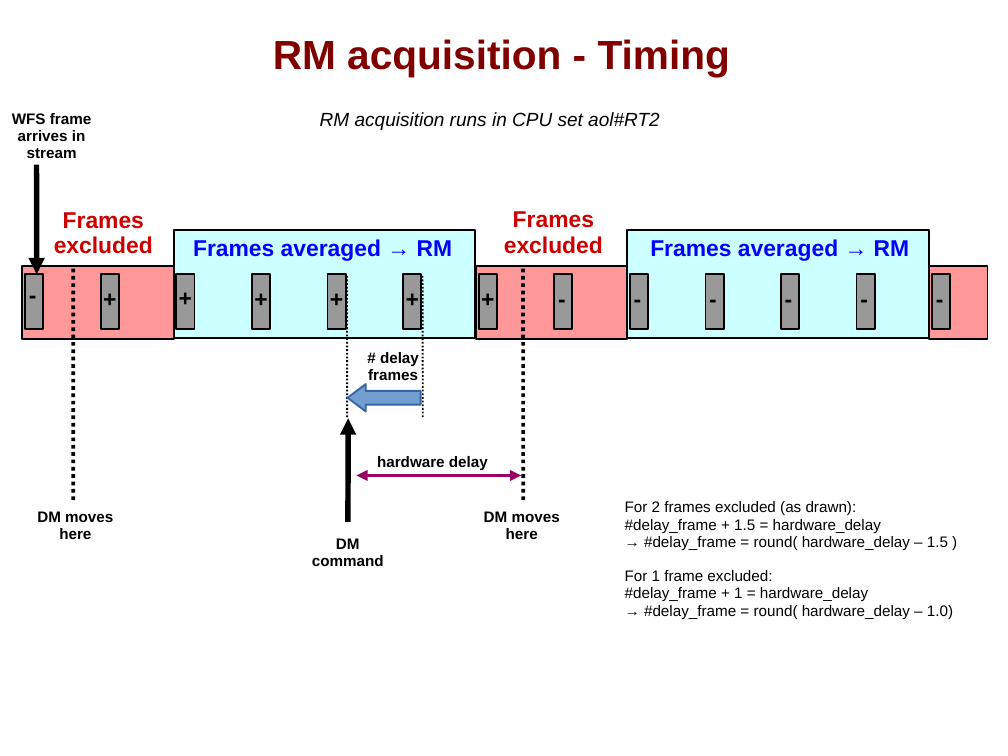
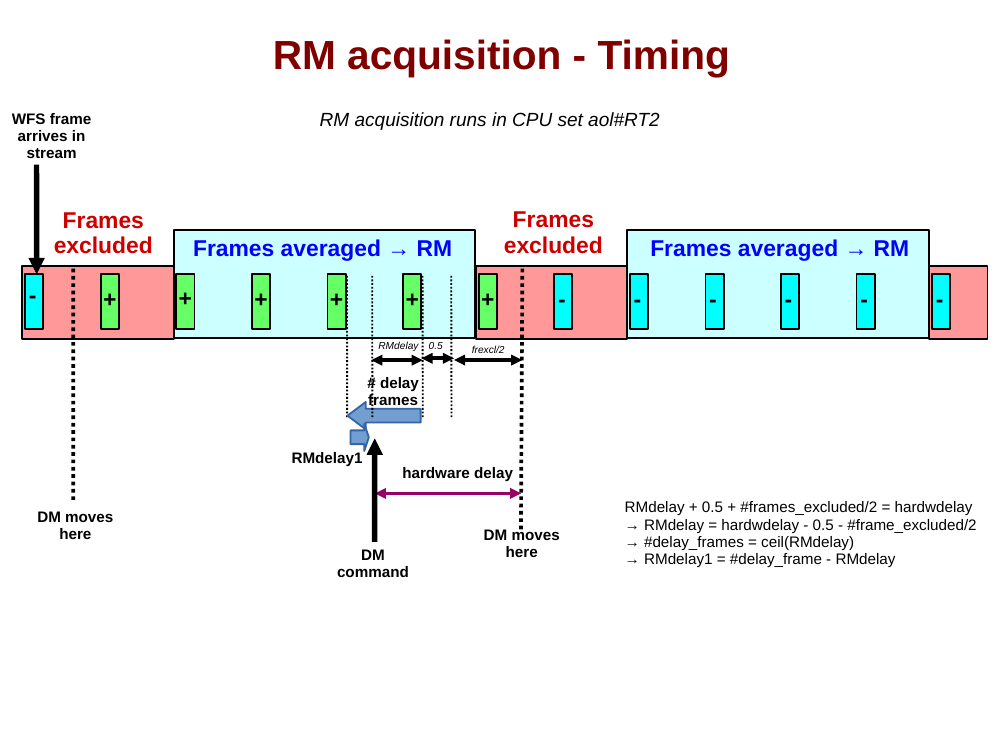
Before and after one commit to oguyon/Cfits, a slide deck: slide 9 of src/AOloopControl/doc/AOloopControl_figs.ppt. Drawn at 1008x756 pixels with LibreOffice and Linux fonts; fonts in the diff are those of the drawing. Boxes give left, top, right and bottom in pixels: in the first picture for what was removed or moved away, otherwise in the second. Text is boxed around its words. In the diff, an @@ line names an element or a change of style, - is before the commit and + after.

```diff
--- a/src/AOloopControl/doc/AOloopControl_figs.ppt
+++ b/src/AOloopControl/doc/AOloopControl_figs.ppt
@@ line moved from (523, 269) - (523, 503) to (522, 269) - (521, 531) @@
@@ line added from (372, 276) to (372, 419), #000000 1.45 pt dashed @@
@@ line added from (452, 276) to (452, 419), #000000 1.45 pt dashed @@
@@ fill #999999 to #66FF66 in 6 elements at box(101, 274, 119, 329), box(177, 274, 195, 329), box(252, 274, 270, 329), box(327, 274, 346, 329), box(403, 274, 422, 329), box(478, 274, 497, 329) @@
@@ fill #999999 to #00FFFF in 7 elements at box(25, 274, 43, 329), box(554, 274, 573, 329), box(630, 274, 649, 329), box(706, 274, 724, 329), box(781, 274, 799, 329), box(857, 274, 875, 329), box(932, 274, 950, 329) @@
@@ text added at box(378, 341, 418, 351), 8 pt, text #000000, italic @@
+RMdelay
@@ freeform shape added at box(422, 359, 454, 364), outline #000000 2.89 pt @@
@@ text added at box(429, 342, 443, 349), 8 pt, text #000000, italic @@
+0.5
@@ text added at box(472, 345, 505, 353), 8 pt, text #000000, italic @@
+frexcl/2
@@ text "# delay frames" rewrapped from box(368, 352, 419, 380) to box(368, 377, 419, 409) @@
@@ freeform shape added at box(371, 360, 423, 366), outline #000000 2.89 pt @@
@@ freeform shape added at box(455, 360, 522, 366), outline #000000 2.89 pt @@
@@ left arrow: place and size @@
-left arrow at box(348, 384, 421, 412)
+left arrow at box(348, 402, 421, 430)
@@ left arrow added at box(350, 424, 369, 451), fill #729FCF, outline #3465A4 1.45 pt @@
@@ arrow moved from (349, 522) - (349, 418) to (375, 542) - (375, 438) @@
@@ text added at box(292, 452, 363, 466), 12 pt, text #000000, bold @@
+RMdelay1
@@ text "hardware delay": place and size @@
-text "hardware delay" at box(377, 456, 488, 470)
+text "hardware delay" at box(402, 467, 513, 481)
@@ freeform shape: place and size @@
-freeform shape at box(357, 476, 521, 476)
+freeform shape at box(375, 494, 521, 494)
@@ text at box(625, 501, 976, 567): text changed @@
-For 2 frames excluded (as drawn):
-#delay_frame + 1.5 = hardware_delay
-→ #delay_frame = round( hardware_delay – 1.5 )
-For 1 frame excluded:
-#delay_frame + 1 = hardware_delay
-→ #delay_frame = round( hardware_delay – 1.0)
+RMdelay + 0.5 + #frames_excluded/2 = hardwdelay
+→ RMdelay = hardwdelay - 0.5 - #frame_excluded/2
+→ #delay_frames = ceil(RMdelay)
+→ RMdelay1 = #delay_frame - RMdelay
@@ text "DM moves here": place and size @@
-text "DM moves here" at box(484, 511, 560, 539)
+text "DM moves here" at box(484, 528, 560, 557)
@@ text "DM command": place and size @@
-text "DM command" at box(312, 538, 384, 566)
+text "DM command" at box(337, 549, 409, 577)
```
Also in this commit, not shown: 1 other slide changed, 3 other files.
